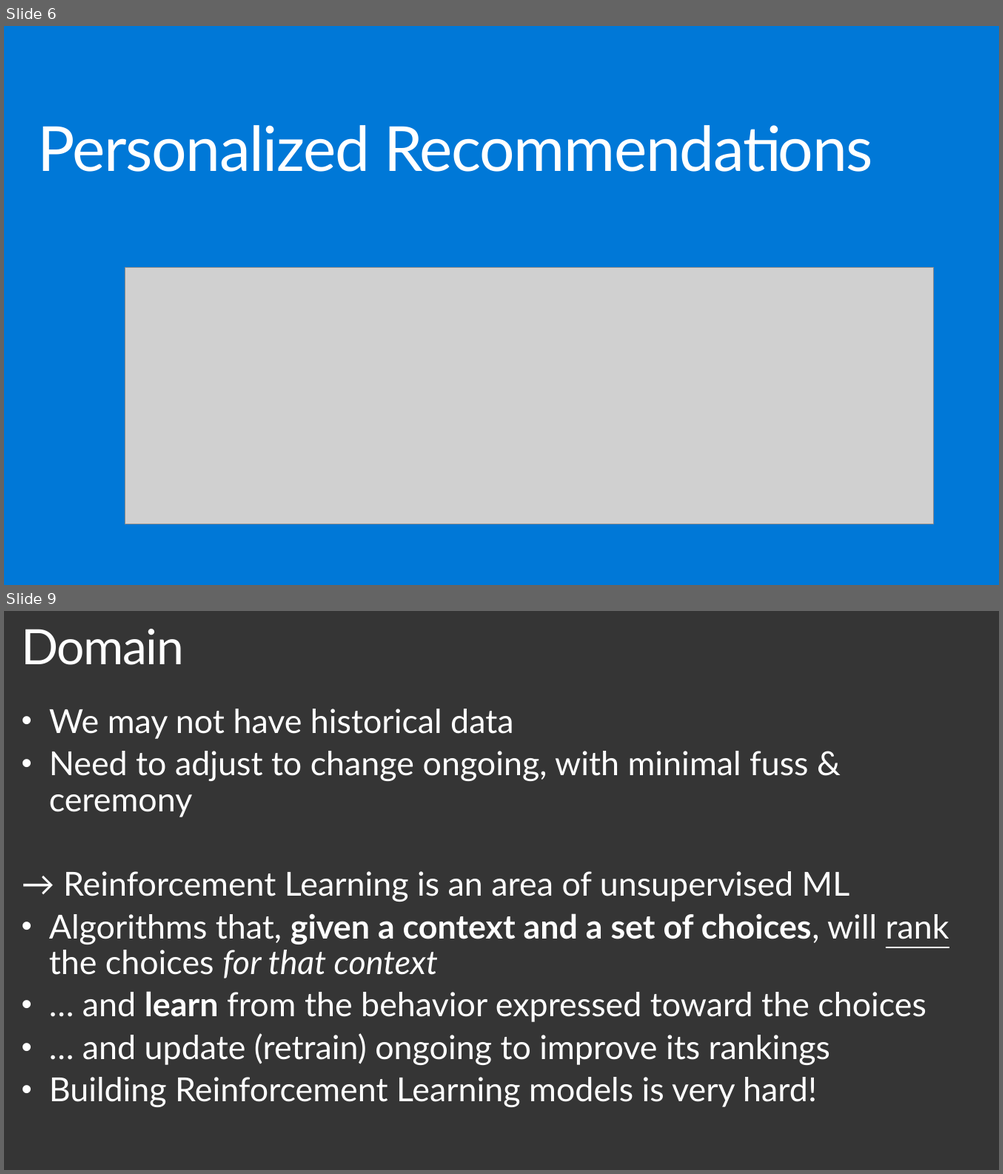
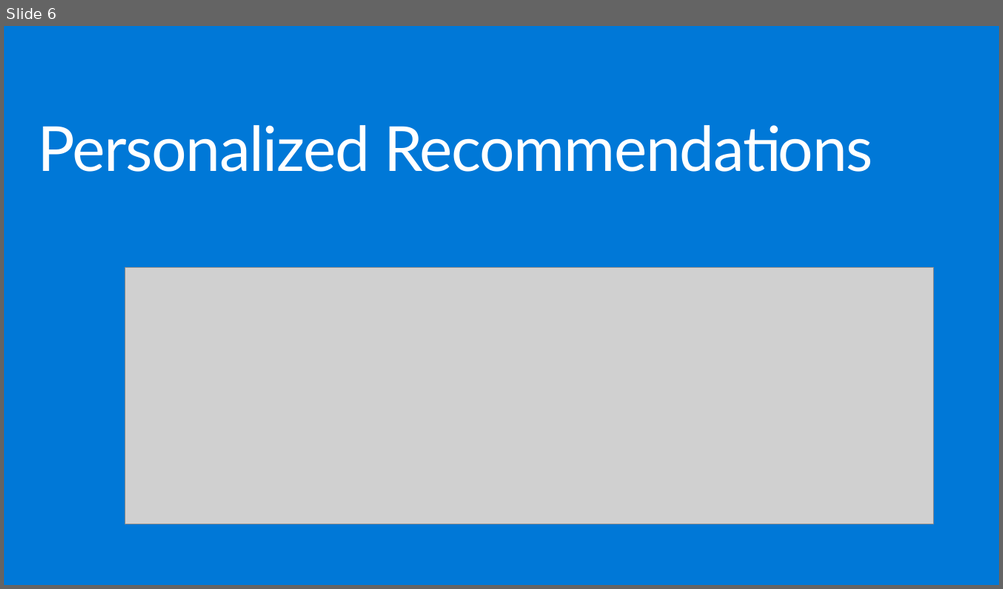
Before and after one commit to plzm/events, a slide deck: GraniteStateCodeCamp2019/gscc19-pelazem.pptx. Shown one above the other, each under a label of ours: slides 6 and 9 before the commit, slide 6 after it; the slides between them are not shown. The pictures are 1003x1174 and 1003x589 pixels, drawn with LibreOffice and Linux fonts; fonts in the diff are those of the drawing; grey boxes stand for pictures; background and template pictures are left out. Boxes give left, top, right and bottom in pixels: in the first picture for what was removed or moved away, otherwise in the second. Text is boxed around its words. In the diff, an @@ line names an element or a change of style, - is before the commit and + after.

```diff
--- a/GraniteStateCodeCamp2019/gscc19-pelazem.pptx
+++ b/GraniteStateCodeCamp2019/gscc19-pelazem.pptx
@@ slide 9 removed at bbox=[4, 611, 999, 1170], background picture (left out) @@
@@ title removed at bbox=[22, 629, 185, 665] @@
-Domain
@@ text removed at bbox=[49, 709, 949, 1108] @@
-• We may not have historical data
-• Need to adjust to change ongoing, with minimal fuss & ceremony
-→ Reinforcement Learning is an area of unsupervised ML
-• Algorithms that, given a context and a set of choices, will rank the choices for that context
-• … and learn from the behavior expressed toward the choices
-• … and update (retrain) ongoing to improve its rankings
-• Building Reinforcement Learning models is very hard!
```
Also in this commit, not shown: 2 slides changed, 2 slides added, 6 other slides removed, 1 other file.
